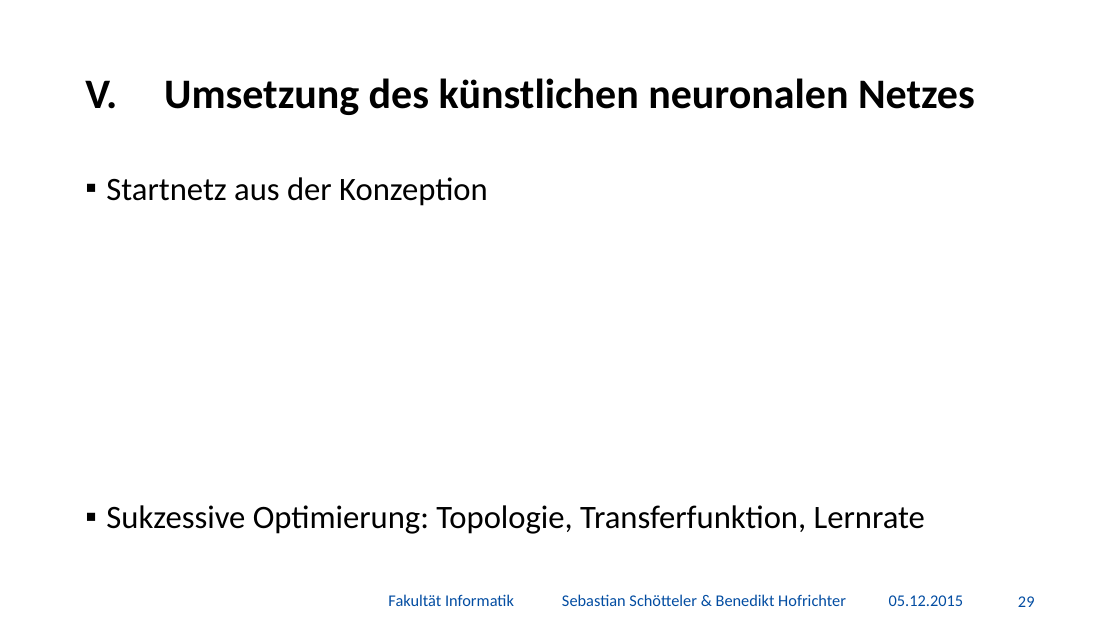
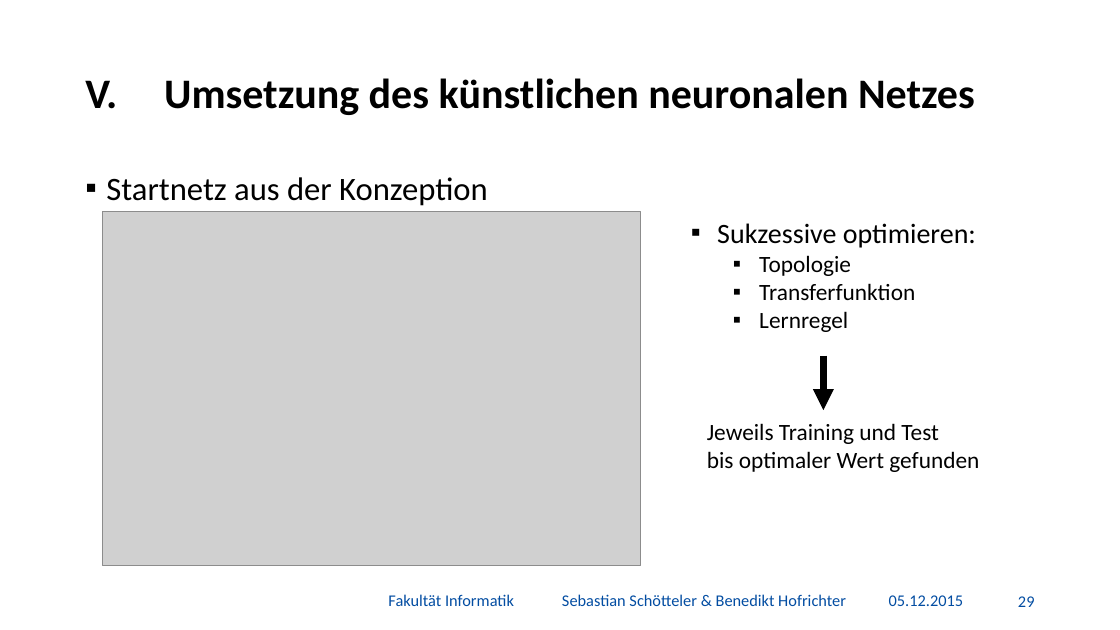
Before and after one commit to BenediktGitGit/soco15, a slide deck: slide 30 of 3b) Vortrag/Präsentation.pptx. Drawn at 1120x630 pixels with LibreOffice and Linux fonts; fonts in the diff are those of the drawing; grey boxes stand for pictures; background and template pictures are left out. Boxes give left, top, right and bottom in pixels: in the first picture for what was removed or moved away, otherwise in the second. Text is boxed around its words. In the diff, an @@ line names an element or a change of style, - is before the commit and + after.

```diff
--- a/3b) Vortrag/Präsentation.pptx
+++ b/3b) Vortrag/Präsentation.pptx
@@ picture added at (103,212,641,566) @@
@@ text added at (707,223,979,472), 20 pt, text #000000 @@
+▪ Sukzessive optimieren:
+  ▪ Topologie
+  ▪ Transferfunktion
+  ▪ Lernregel
+Jeweils Training und Test
+bis optimaler Wert gefunden
@@ arrow added from (823, 355) to (823, 410), #000000 6 pt @@
@@ text at (106,505,925,534): paragraph removed @@
-▪ Sukzessive Optimierung: Topologie, Transferfunktion, Lernrate
```
Also in this commit, not shown: 4 other slides changed, 1 other file.
